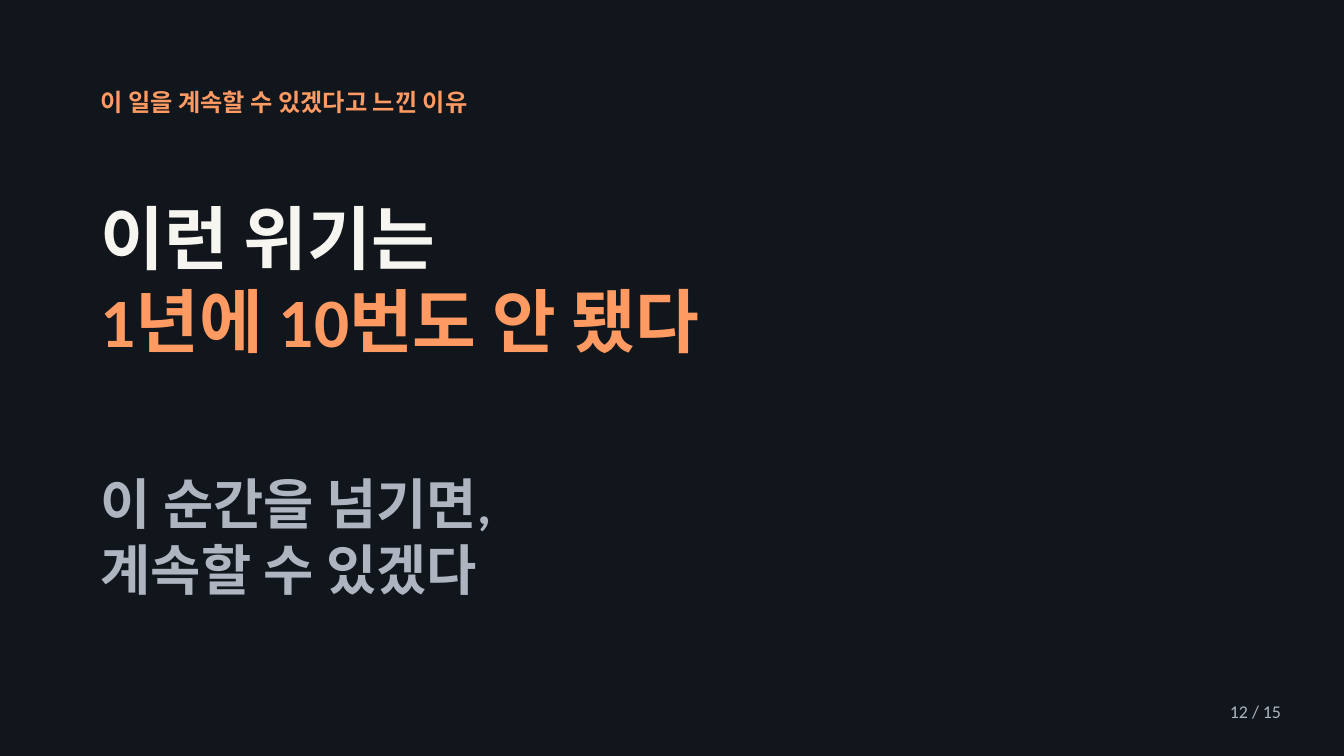
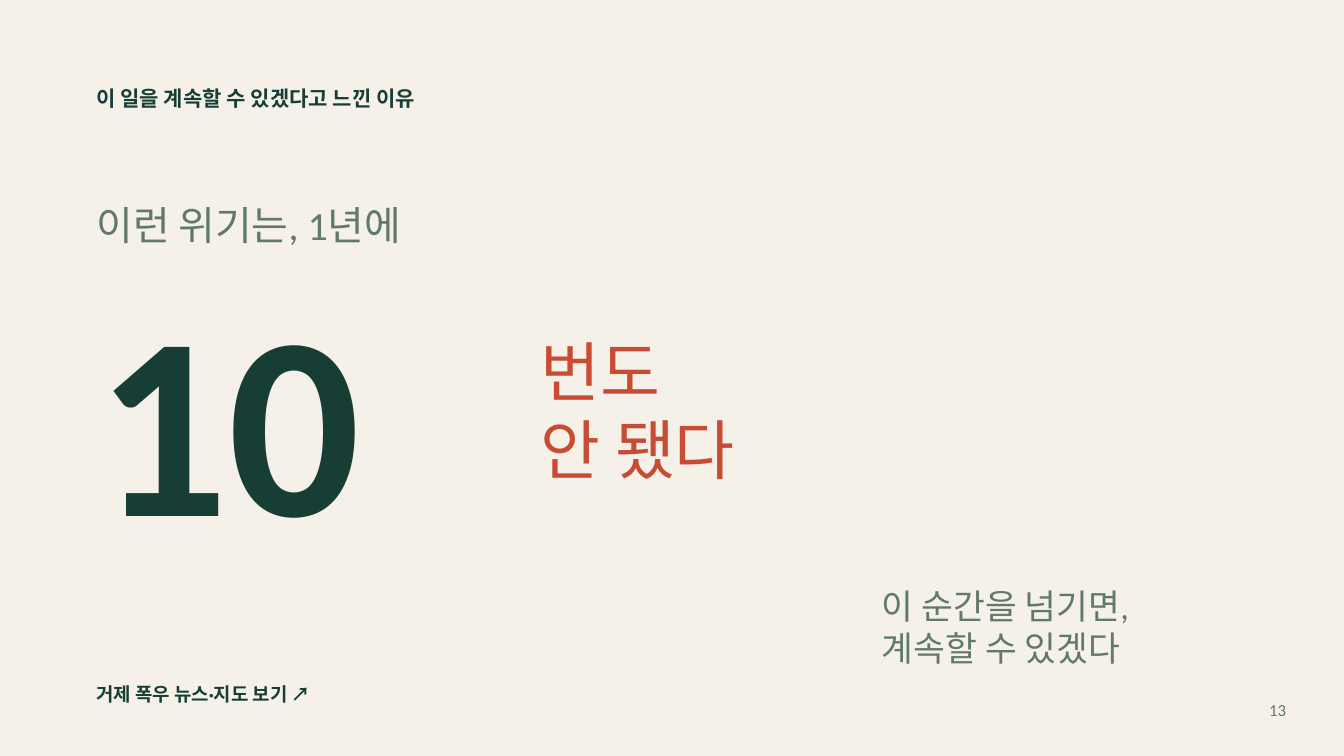
Before and after one commit to jaeyoung5178-bot/Presence, a slide deck: slide 13 of education/mentality/nozero400/NoZero-400Days.pptx (slide 12 before the commit). Drawn at 1344x756 pixels with LibreOffice and Linux fonts; fonts in the diff are those of the drawing. Boxes give left, top, right and bottom in pixels: in the first picture for what was removed or moved away, otherwise in the second. Text is boxed around its words. In the diff, an @@ line names an element or a change of style, - is before the commit and + after.

```diff
--- a/education/mentality/nozero400/NoZero-400Days.pptx
+++ b/education/mentality/nozero400/NoZero-400Days.pptx
@@ background #11151C to #F5F1E8 @@
@@ text "이 일을 계속할 수 있겠다고 ..." at [97,88,415,108]: size 17.2 to 15 pt, text colour #FF9B62 to #173E35 @@
@@ text at [97,207,401,245]: text changed; size 49.5 to 28.5 pt; text colour #FF9B62 to #607969; bold off @@
-이런 위기는
-1년에 10번도 안 됐다
+이런 위기는, 1년에
@@ text added at [97,345,361,518], 186 pt, text #173E35, bold @@
+10
@@ text added at [541,342,735,479], 46.5 pt, text #C84B34 @@
+번도
+안 됐다
@@ text "이 순간을 넘기면,": place and size @@
-text "이 순간을 넘기면," at [101,478,491,595]
+text "이 순간을 넘기면," at [882,590,1129,664]
@@ text "이 순간을 넘기면," at [882,590,1129,664]: size 39 to 24.8 pt, text colour #AEB5C1 to #607969, bold off @@
@@ text added at [97,685,288,703], 13.5 pt, text #173E35, bold @@
+거제 폭우 뉴스·지도 보기 ↗
@@ text removed at [1230,706,1281,718] @@
-12 / 15
@@ text added at [1269,705,1286,716], 12 pt, text #607969 @@
+13
```
Also in this commit, not shown: 14 other slides changed, 1 slide added, 18 other files.
